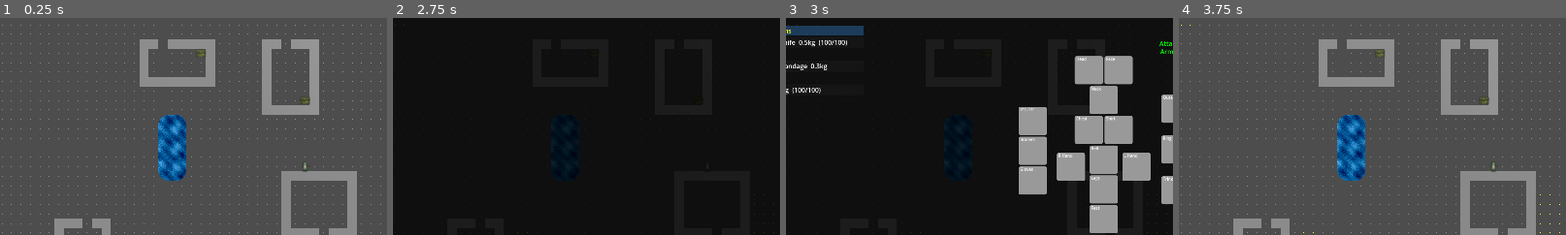
Above: before the commit, frames 1-4 (left to right).
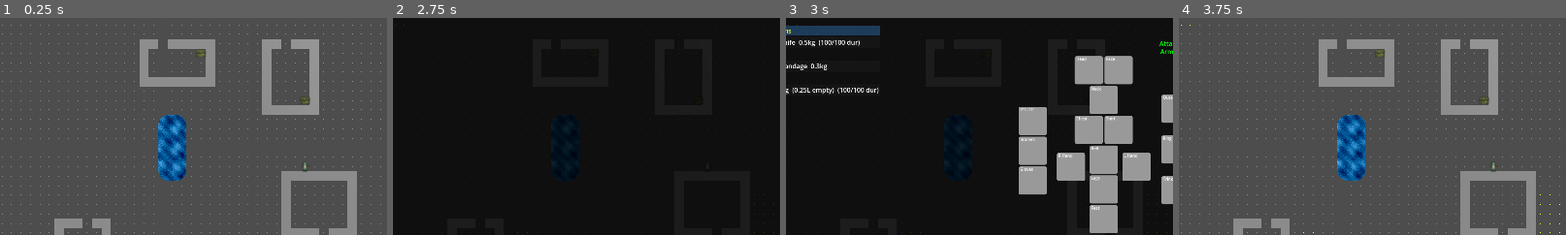
Above: after the commit, the same moments.

Repository: Bigfeta1/ASCIIRogueLike
Game: Godot game, scene res://scenes/main/main_scene.tscn
Two runs of this game, one before a commit and one after it. Both use one fixed random seed, a clock stepped at 60 frames per second and the inputs below.
Inputs (mouse positions are % of the whole screen's width and height, from its top left):
- Up to frame 1 (0.25 s): no input
- Up to frame 2 (2.75 s): tap Enter at 0.5 s; move the mouse to (72, 45) at 0.52 s; hold D 0.53-1.25 s; tap Tab at 0.6 s; click (72, 45) at 0.67 s; tap Space at 0.77 s; click "Stats" at 1.25 s; click "Skills" at 2 s
- Up to frame 3 (3 s): click "Inventory" at 2.75 s
- Up to frame 4 (3.75 s): tap Space at 3.5 s; move the mouse to (30, 55) at 3.52 s; hold S from 3.53 s (still down); tap I at 3.6 s
The pictures show only the part of the screen within x 11-60%, y 17-67%; the shares and areas given below are measured in that part.

Frames 1-2 are identical in both runs. In frame 3, 0.6% of the frame differs, in the area x 2-25%, y 3-36%; in frame 4, nothing differs.

Commit message:
character weight fix

Diff:
--- a/scenes/character/character_inventory.gd
+++ b/scenes/character/character_inventory.gd
@@ -49,6 +49,12 @@
 	var total := 0.0
 	for id in items:
 		total += ItemRegistry.get_item(id).get("weight", 0.0) as float
+	var equipment := get_parent().get_node_or_null("CharacterEquipment")
+	if equipment != null:
+		for slot in equipment.equipped:
+			var id: String = equipment.equipped[slot]
+			if id != "":
+				total += ItemRegistry.get_item(id).get("weight", 0.0) as float
 	return total
 
 func can_add(id: String) -> bool:
@@ -170,7 +176,7 @@
 				if idx != -1:
 					var dur: int = get_durability(idx)
 					var dur_max: int = data["durability_max"] as int
-					fill_suffix = "  (%d/%d)" % [dur, dur_max]
+					fill_suffix += "  (%d/%d dur)" % [dur, dur_max]
 
 			var row := PanelContainer.new()
 			row.mouse_filter = Control.MOUSE_FILTER_STOP
--- a/scenes/main/main_scene.tscn
+++ b/scenes/main/main_scene.tscn
@@ -682,7 +682,7 @@
 anchors_preset = 0
 offset_left = 25.0
 offset_top = 56.0
-offset_right = 340.0
+offset_right = 380.0
 offset_bottom = 812.0
 
 [node name="ScrollContainer" type="ScrollContainer" parent="CanvasLayer/CharacterSheet/InventoryPanel/InventoryList"]
